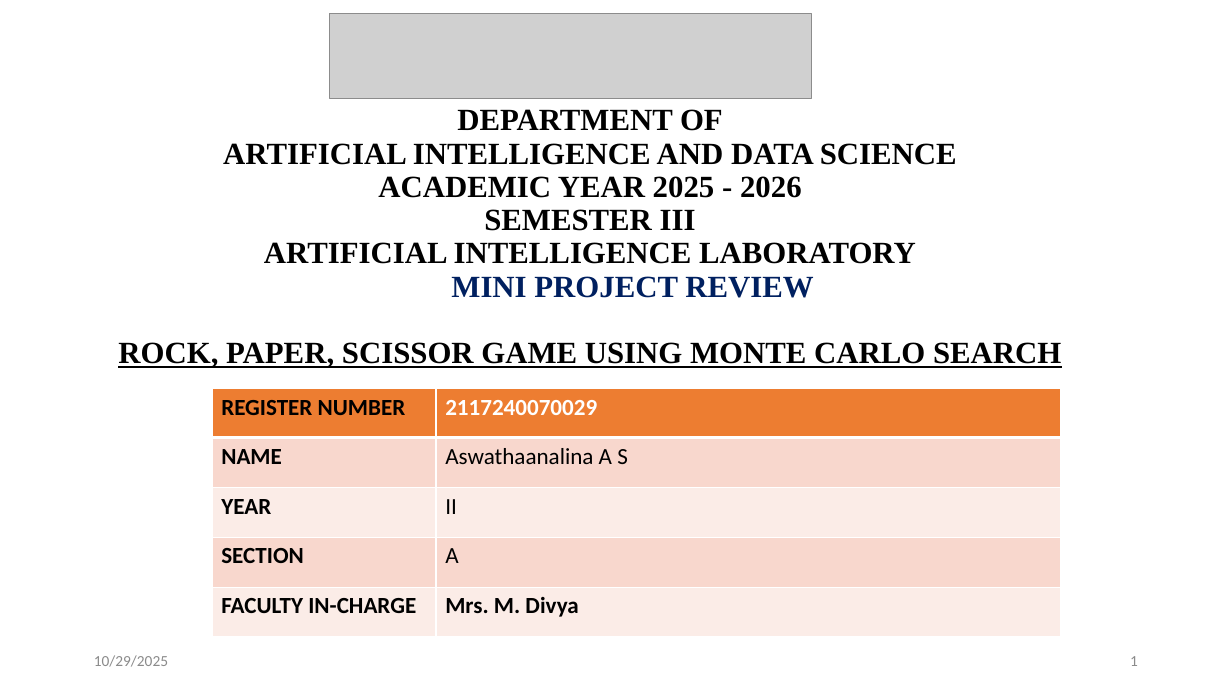
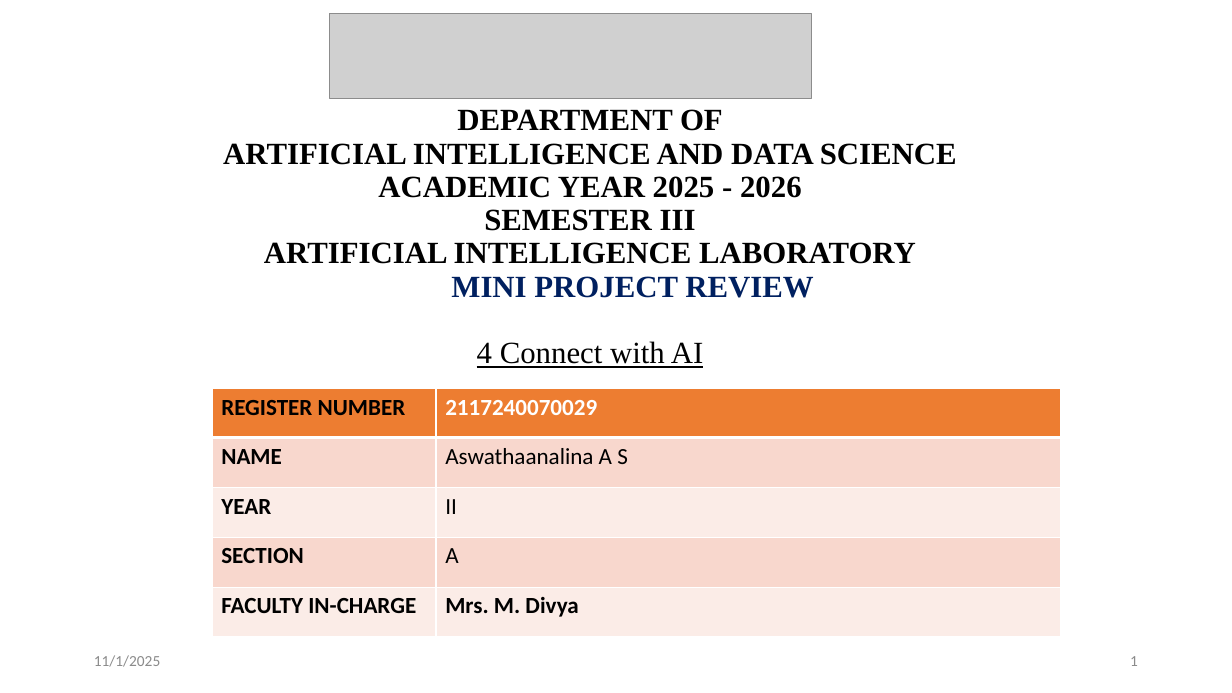
Before and after one commit to aswathaanalina-19/connect-4-ai, a slide deck: slide 1 of connect-4-with-AI(ppt)-ASWA.pptx. Drawn at 1232x693 pixels with LibreOffice and Linux fonts; fonts in the diff are those of the drawing; grey boxes stand for pictures. Boxes give left, top, right and bottom in pixels: in the first picture for what was removed or moved away, otherwise in the second. Text is boxed around its words. In the diff, an @@ line names an element or a change of style, - is before the commit and + after.

```diff
--- a/connect-4-with-AI(ppt)-ASWA.pptx
+++ b/connect-4-with-AI(ppt)-ASWA.pptx
@@ title at box(223, 143, 957, 368): text changed @@
-DEPARTMENT OF
-ARTIFICIAL INTELLIGENCE AND DATA SCIENCE
-ACADEMIC YEAR 2025 - 2026
-SEMESTER III
-ARTIFICIAL INTELLIGENCE LABORATORY
-MINI PROJECT REVIEW
-ROCK, PAPER, SCISSOR GAME USING MONTE CARLO SEARCH
+DEPARTMENT OF
+ARTIFICIAL INTELLIGENCE AND DATA SCIENCE
+ACADEMIC YEAR 2025 - 2026
+SEMESTER III
+ARTIFICIAL INTELLIGENCE LABORATORY
+MINI PROJECT REVIEW
+4 Connect with AI
@@ text at box(94, 655, 160, 667): text changed @@
-10/29/2025
+11/1/2025
```
Also in this commit, not shown: 6 other slides changed.
